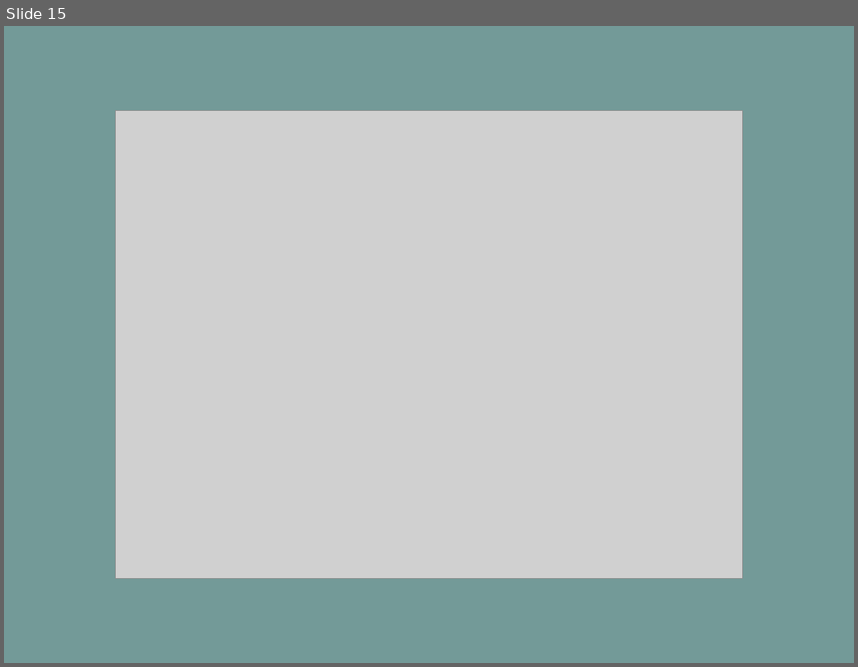
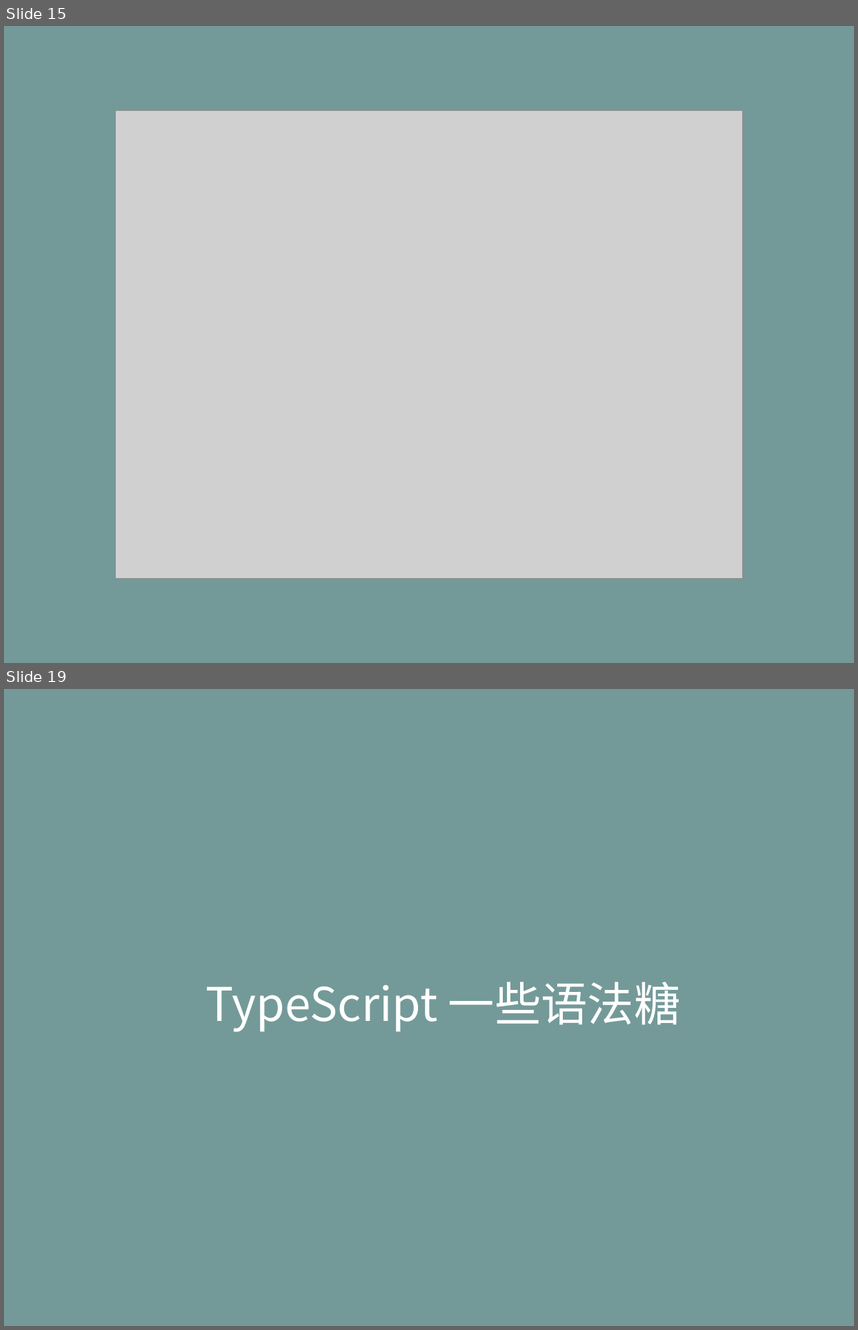
Before and after one commit to life0727/blog, a slide deck: ppt/typescript（二）.pptx. Shown one above the other, each under a label of ours: slide 15 before the commit, slides 15 and 19 after it; the slides between them are not shown. The pictures are 858x667 and 858x1330 pixels, drawn with LibreOffice and Linux fonts; fonts in the diff are those of the drawing; grey boxes stand for pictures. Boxes give left, top, right and bottom in pixels: in the first picture for what was removed or moved away, otherwise in the second. Text is boxed around its words. In the diff, an @@ line names an element or a change of style, - is before the commit and + after.

```diff
--- a/ppt/typescript（二）.pptx
+++ b/ppt/typescript（二）.pptx
@@ slide 19 added at (4, 689, 854, 1326), background #739A98 @@
@@ text added at (206, 982, 681, 1032), 62 pt, text #FFFFFF @@
+TypeScript 一些语法糖
```
Also in this commit, not shown: 5 slides changed, 4 other slides added.
